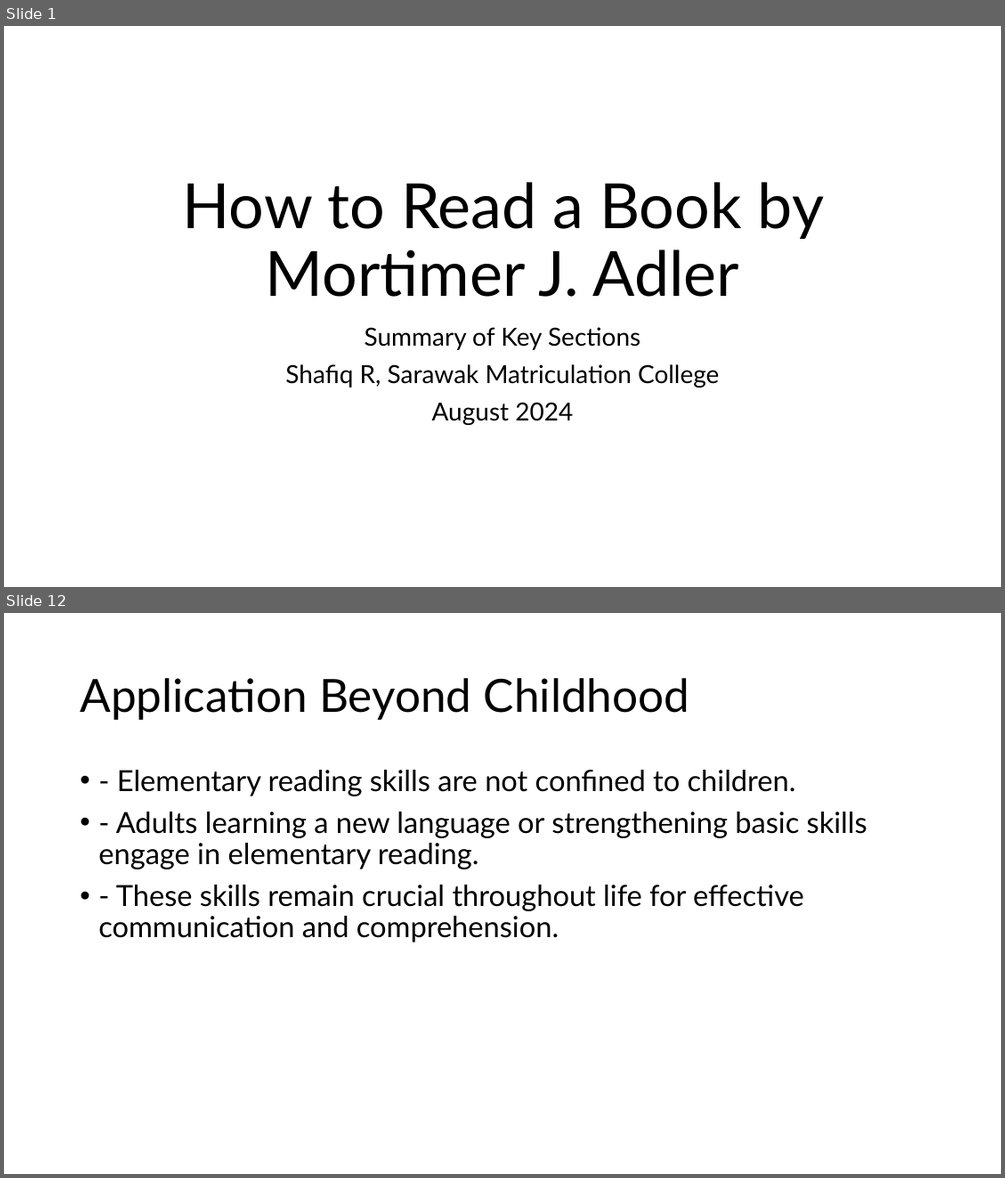
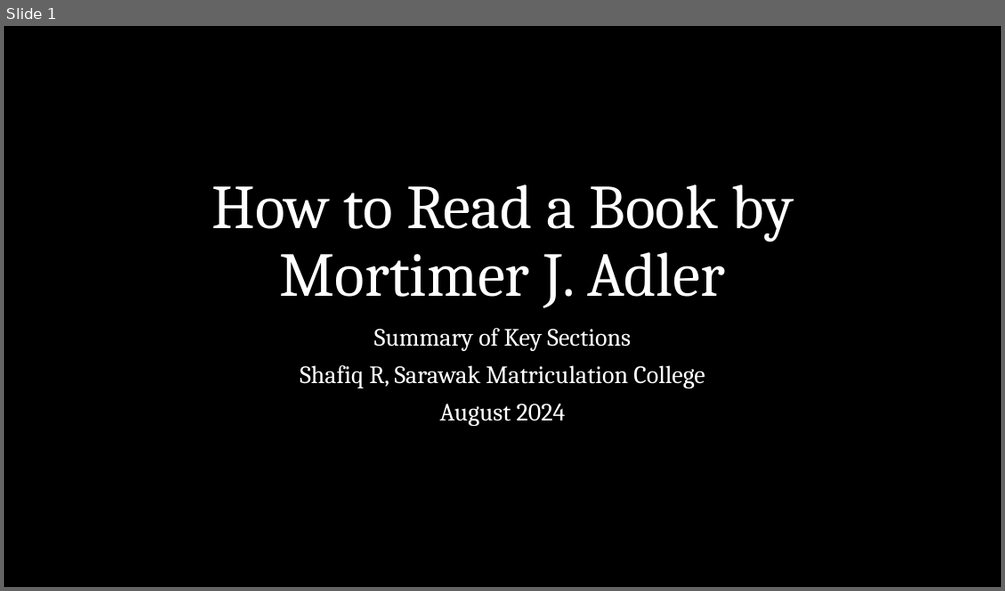
Before and after one commit to shafiqr-kmsw/matricphys, a slide deck: howtoreadbook/slides.pptx. Shown one above the other, each under a label of ours: slides 1 and 12 before the commit, slide 1 after it; the slides between them are not shown. The pictures are 1005x1178 and 1005x591 pixels, drawn with LibreOffice and Linux fonts; fonts in the diff are those of the drawing. Boxes give left, top, right and bottom in pixels: in the first picture for what was removed or moved away, otherwise in the second. Text is boxed around its words. In the diff, an @@ line names an element or a change of style, - is before the commit and + after.

```diff
--- a/howtoreadbook/slides.pptx
+++ b/howtoreadbook/slides.pptx
@@ slide 12 removed at (4,613,1001,1174), background #FFFFFF @@
@@ title removed at (80,678,690,720) @@
-Application Beyond Childhood
@@ text removed at (98,770,867,942) @@
-• - Elementary reading skills are not confined to children.
-• - Adults learning a new language or strengthening basic skills engage in elementary reading.
-• - These skills remain crucial throughout life for effective communication and comprehension.
@@ slide 1 changed as well @@
@@ background #FFFFFF to #000000 @@
@@ title "How to Read a Book ..." at (211,184,793,308): font Lato to Cambria, text colour #000000 to #FFFFFF @@
@@ subtitle "Summary of Key Sections" at (299,328,704,426): font Lato to Cambria, text colour #000000 to #FFFFFF @@
```
Also in this commit, not shown: 19 other slides changed, 73 slides added, 6 other slides removed.
